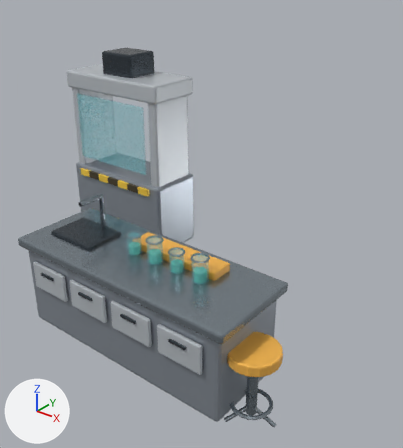
Two versions of the glTF model assets/3dassets/station_starter_kit/glb/department_chemistry_dressing.glb, one commit apart.
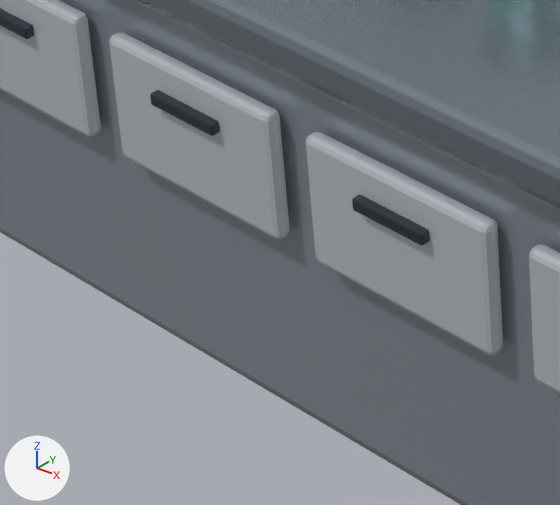
The first picture shows the older version from a camera (50 mm lens) standing at (3.54, -3.34, 3.38) and looking at (0.44, 0.54, 0.97). The close-ups show the older and then the newer version on the part from 12% to 41% of the width and 61% to 85% of the height of that picture. Only the edits that show in the close-ups are written down. The axes (+X, +Y, +Z) are drawn at lower left. The lights are the same throughout. Where no turn or scale is listed for an object, it has been applied to the vertices.

In view in the first close-up: 'DEPT_Chemistry__Island_Body', 'DEPT_Chemistry__Island_Drawer_1', 'DEPT_Chemistry__Island_Drawer_2', 'DEPT_Chemistry__Island_Drawer_3', 'DEPT_Chemistry__Island_Drawer_4', 'DEPT_Chemistry__Island_Handle_2', 'DEPT_Chemistry__Island_Handle_3', 'DEPT_Chemistry__Island_Worktop' and 1 more.
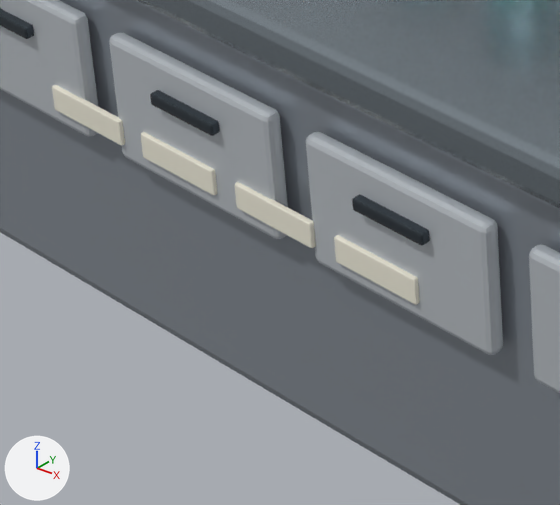
The change, as JSON lines over the scene's bpy script:
```json
{"op": "add", "block": "mat_mat_paper", "code": ["mat_mat_paper = principled_material('MAT_Paper')", "mat_mat_paper.base_color = (0.82, 0.79, 0.67)  # white #eae6d6", "mat_mat_paper.roughness = 0.82"]}
{"op": "add", "block": "me_mesh_dept_chemistry__drawer_label_4", "code": ["me_mesh_dept_chemistry__drawer_label_4 = bpy.data.meshes.new('MESH_DEPT_Chemistry__Drawer_Label_4')", "me_mesh_dept_chemistry__drawer_label_4.from_pydata(...)  # 56 vertices, 108 faces; spans x -0.1..0.1, y -0.006..0.006, z -0.028..0.028", "me_mesh_dept_chemistry__drawer_label_4.materials.append(mat_mat_paper)  # white #eae6d6"]}
{"op": "add", "block": "ob_dept_chemistry__drawer_label_4", "code": ["ob_dept_chemistry__drawer_label_4 = bpy.data.objects.new('DEPT_Chemistry__Drawer_Label_4', me_mesh_dept_chemistry__drawer_label_4)", "ob_dept_chemistry__drawer_label_4.location = (0.66, -0.755, 0.55)"]}
{"op": "add", "block": "ob_dept_chemistry__drawer_label_3", "code": ["ob_dept_chemistry__drawer_label_3 = bpy.data.objects.new('DEPT_Chemistry__Drawer_Label_3', me_mesh_dept_chemistry__drawer_label_4.copy())", "ob_dept_chemistry__drawer_label_3.location = (0.4, -0.755, 0.55)"]}
{"op": "add", "block": "ob_dept_chemistry__drawer_label_2", "code": ["ob_dept_chemistry__drawer_label_2 = bpy.data.objects.new('DEPT_Chemistry__Drawer_Label_2', me_mesh_dept_chemistry__drawer_label_4.copy())", "ob_dept_chemistry__drawer_label_2.location = (0.14, -0.755, 0.55)"]}
{"op": "add", "block": "ob_dept_chemistry__drawer_label_1", "code": ["ob_dept_chemistry__drawer_label_1 = bpy.data.objects.new('DEPT_Chemistry__Drawer_Label_1', me_mesh_dept_chemistry__drawer_label_4.copy())", "ob_dept_chemistry__drawer_label_1.location = (-0.12, -0.755, 0.55)"]}
```

Location of each change, (x1, y1, x2, y2) in pixels of the close-ups (560 x 505 px):
```json
{"object": "DEPT_Chemistry__Drawer_Label_4", "change": "added", "after": [334, 235, 419, 305]}
{"object": "DEPT_Chemistry__Drawer_Label_3", "change": "added", "after": [235, 182, 316, 248]}
{"object": "DEPT_Chemistry__Drawer_Label_2", "change": "added", "after": [141, 132, 217, 195]}
{"object": "DEPT_Chemistry__Drawer_Label_1", "change": "added", "after": [52, 85, 125, 146]}
```
